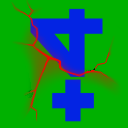
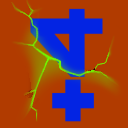
Before/after of a 128×128 layered artwork. What changed in the layer stack:
painted on "crack_2.png" over [11, 0, 124, 128]
painted on "Background copy" over [0, 0, 128, 128]